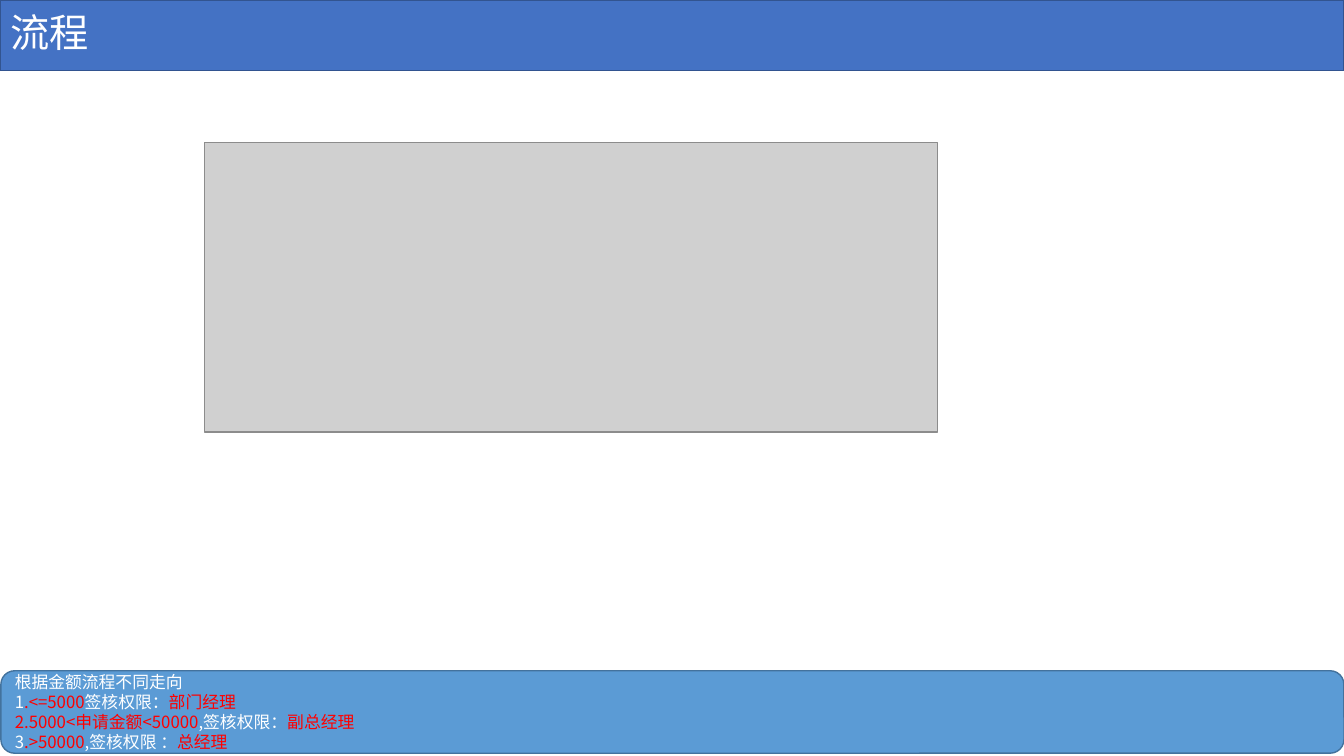
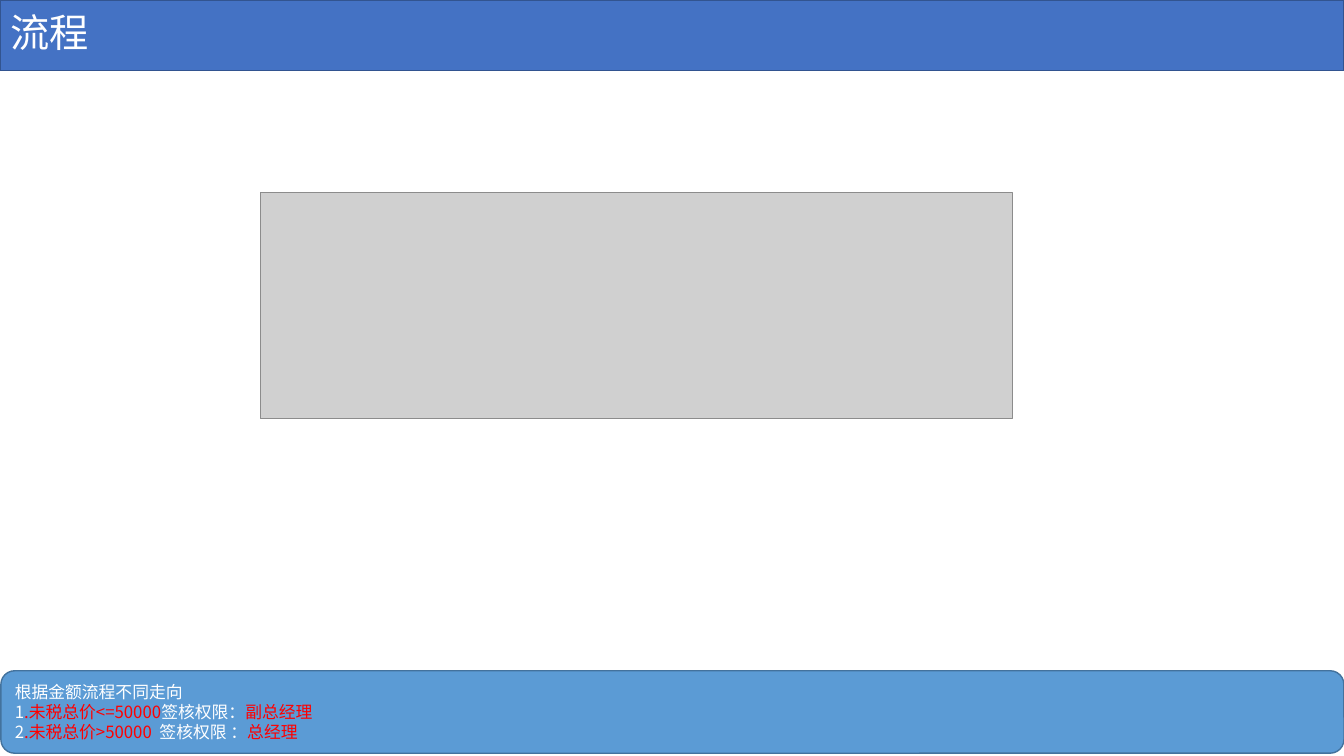
Before and after one commit to PGIMES/MES, a slide deck: slide 3 of UserGuide/PRGuide.pptx. Drawn at 1344x756 pixels with LibreOffice and Linux fonts; fonts in the diff are those of the drawing; grey boxes stand for pictures. Boxes give left, top, right and bottom in pixels: in the first picture for what was removed or moved away, otherwise in the second. Text is boxed around its words. In the diff, an @@ line names an element or a change of style, - is before the commit and + after.

```diff
--- a/UserGuide/PRGuide.pptx
+++ b/UserGuide/PRGuide.pptx
@@ picture: place and size @@
-picture at <box>205,142,938,432</box>
+picture at <box>260,193,1012,419</box>
@@ text in rounded rectangle at <box>15,704,313,740</box>: text changed @@
-1.<=5000签核权限：部门经理
-2.5000<申请金额<50000,签核权限：副总经理
-3.>50000,签核权限 ：总经理
+1.未税总价<=50000签核权限：副总经理
+2.未税总价>50000 签核权限 ：总经理
```
Also in this commit, not shown: 1 other file.
